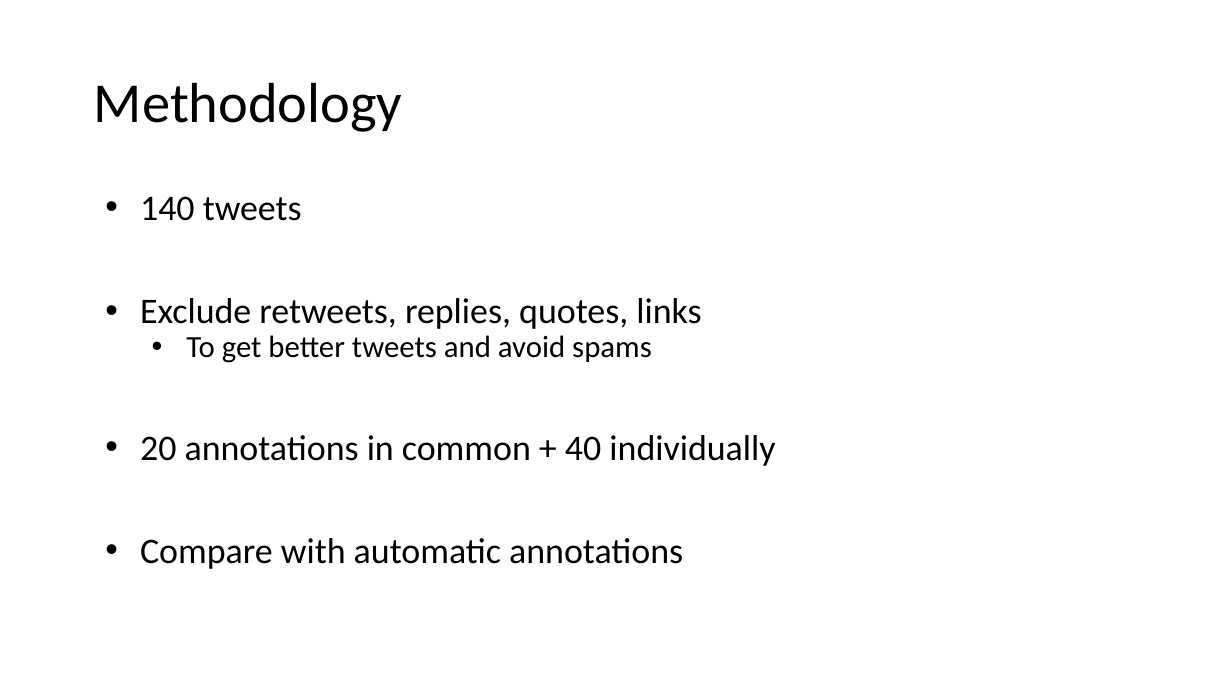
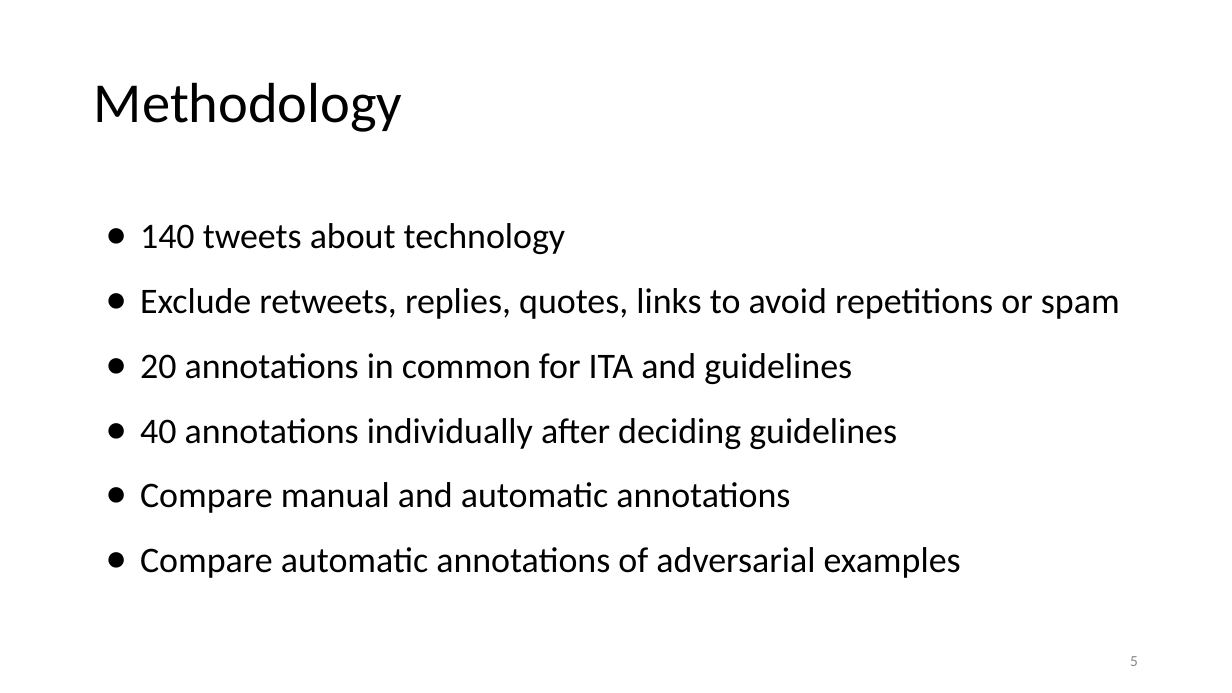
Before and after one commit to juletx/twitter-sentiment-emotion, a slide deck: slide 5 of slides/twitter_sentiment_emotion.pptx. Drawn at 1232x693 pixels with LibreOffice and Linux fonts; fonts in the diff are those of the drawing. Boxes give left, top, right and bottom in pixels: in the first picture for what was removed or moved away, otherwise in the second. Text is boxed around its words. In the diff, an @@ line names an element or a change of style, - is before the commit and + after.

```diff
--- a/slides/twitter_sentiment_emotion.pptx
+++ b/slides/twitter_sentiment_emotion.pptx
@@ text at box(140, 223, 1120, 578): text changed @@
-• 140 tweets
-• Exclude retweets, replies, quotes, links
-  • To get better tweets and avoid spams
-• 20 annotations in common + 40 individually
-• Compare with automatic annotations
+● 140 tweets about technology
+● Exclude retweets, replies, quotes, links to avoid repetitions or spam
+● 20 annotations in common for ITA and guidelines
+● 40 annotations individually after deciding guidelines
+● Compare manual and automatic annotations
+● Compare automatic annotations of adversarial examples
@@ page number added at box(1130, 656, 1138, 666), 12 pt, text #888888 @@
+5
```
Also in this commit, not shown: 14 other slides changed, 5 slides added, 1 slide removed, 1 other file.
